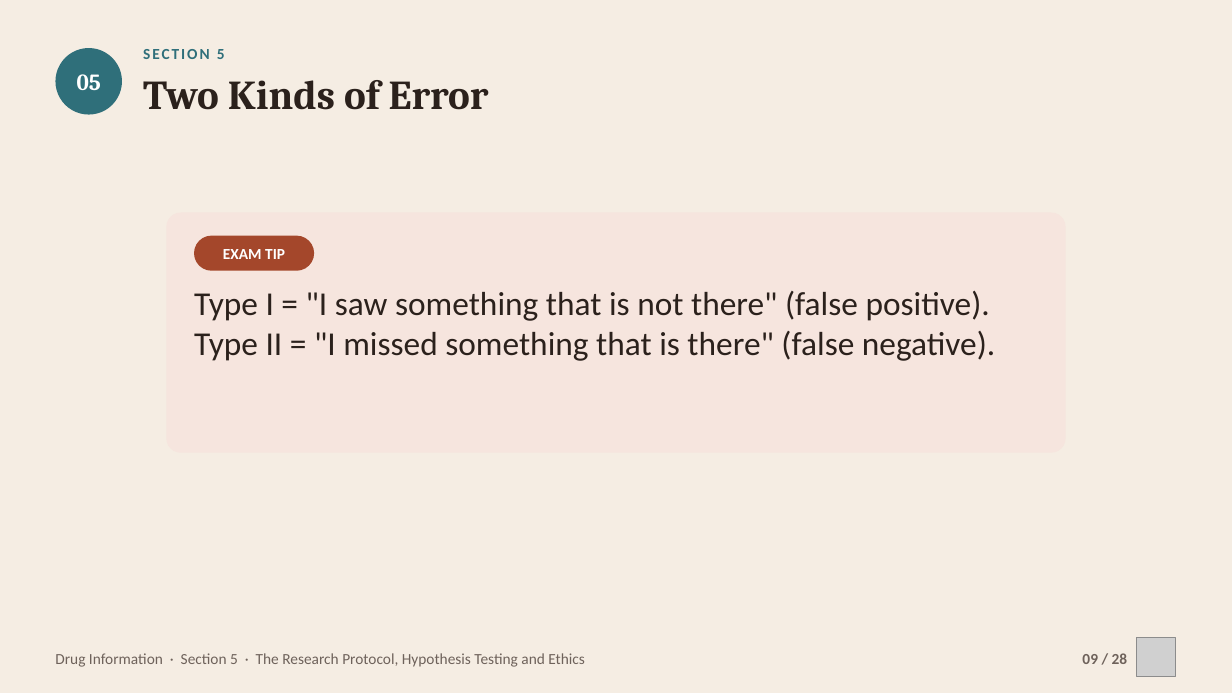
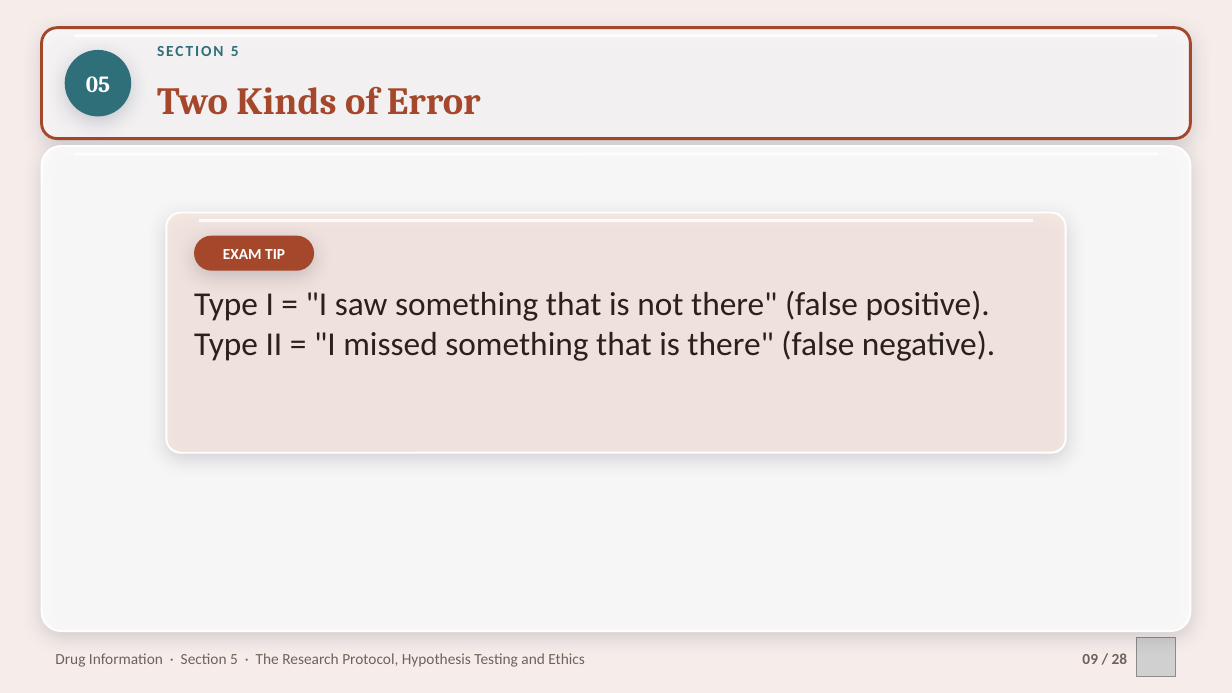
Before and after one commit to drrefaat18-ops/yasser, a slide deck: slide 9 of projects/drug-information-practical/slides/ch05-protocol-hypothesis-ethics.pptx. Drawn at 1232x693 pixels with LibreOffice and Linux fonts; fonts in the diff are those of the drawing; grey boxes stand for pictures; background and template pictures are left out. Boxes give left, top, right and bottom in pixels: in the first picture for what was removed or moved away, otherwise in the second. Text is boxed around its words. In the diff, an @@ line names an element or a change of style, - is before the commit and + after.

```diff
--- a/projects/drug-information-practical/slides/ch05-protocol-hypothesis-ethics.pptx
+++ b/projects/drug-information-practical/slides/ch05-protocol-hypothesis-ethics.pptx
@@ background #F5EDE3 to picture (left out) @@
@@ rounded rectangle added at (42,28,1190,139), fill #FFFFFF at 70% opacity, outline #A4472B 2.25 pt @@
@@ ellipse "05" at (65,50,131,116): shadow on @@
@@ ellipse "05": place and size @@
-ellipse "05" at (55,48,122,115)
+ellipse "05" at (65,50,131,116)
@@ rounded rectangle added at (74,34,1158,38), fill #FFFFFF at 85% opacity @@
@@ text "SECTION 5": place and size @@
-text "SECTION 5" at (143,49,225,59)
+text "SECTION 5" at (157,46,239,56)
@@ text "Two Kinds of Error": place and size @@
-text "Two Kinds of Error" at (143,80,489,110)
+text "Two Kinds of Error" at (157,86,481,115)
@@ text "Two Kinds of Error" at (157,86,481,115): size 32 to 30 pt, text colour #2B211C to #A4472B; vertical alignment top to middle @@
@@ rounded rectangle added at (42,146,1190,631), fill #FFFFFF at 84% opacity, outline #FFFFFF 1.5 pt @@
@@ rounded rectangle added at (74,152,1158,156), fill #FFFFFF at 85% opacity @@
@@ rounded rectangle at (166,213,1066,453): fill #F6E5DE to #F6E5DE at 80% opacity; outline none to #FFFFFF 1.5 pt; shadow on @@
@@ rounded rectangle "EXAM TIP" at (194,236,314,271): shadow on @@
@@ rounded rectangle added at (199,219,1033,223), fill #FFFFFF at 85% opacity @@
```
Also in this commit, not shown: 25 other slides changed, 13 other files.
